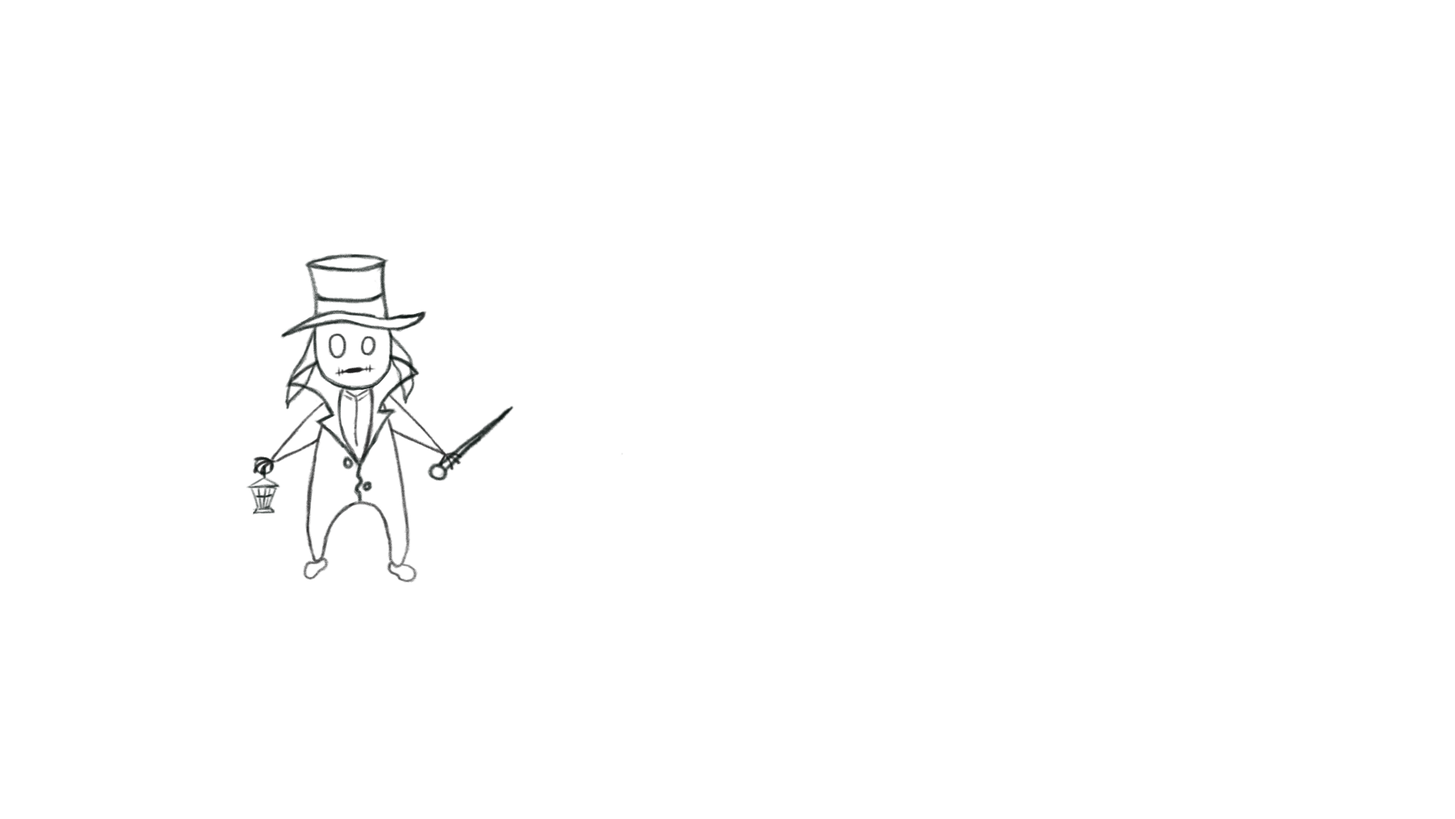
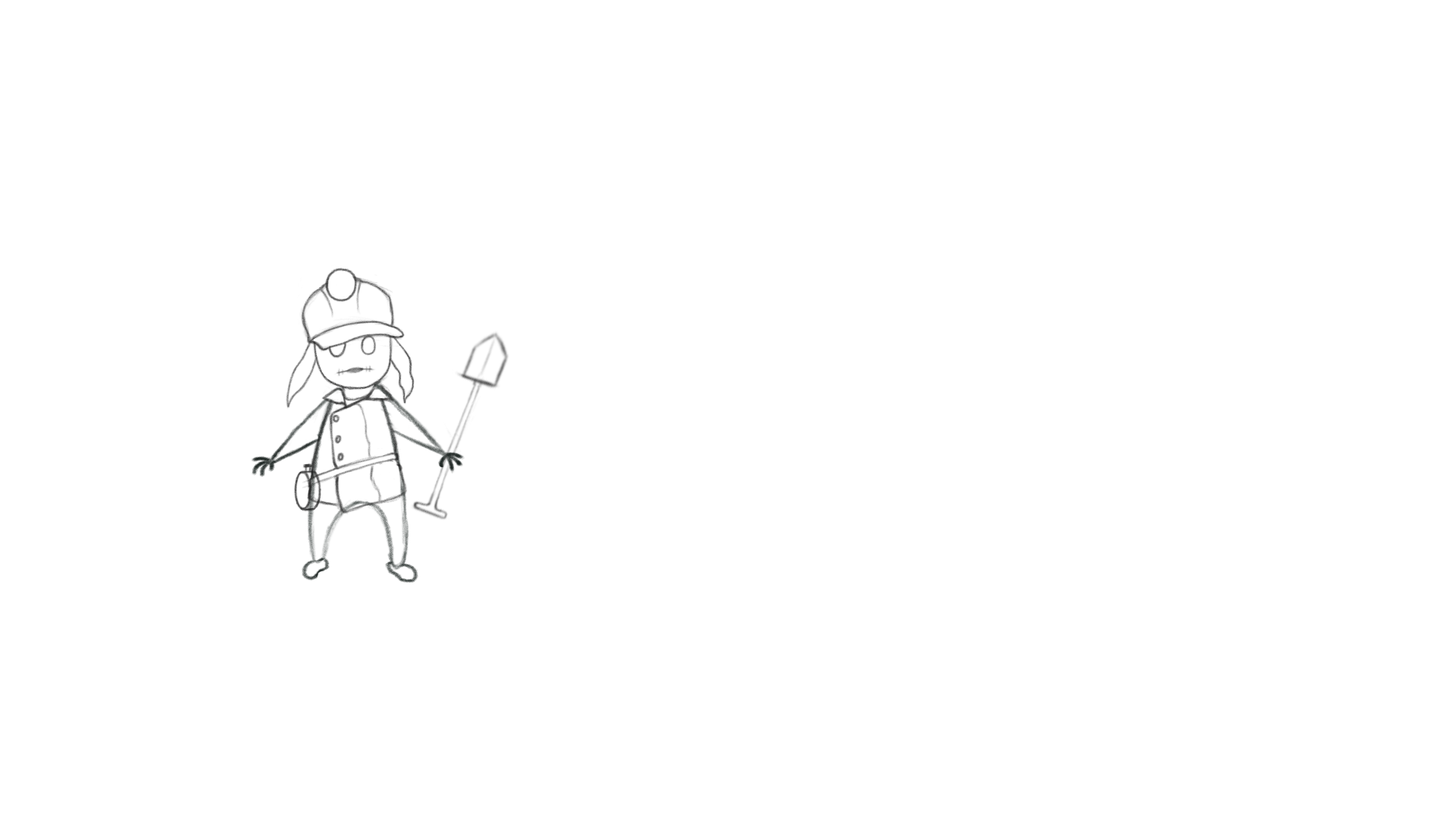
Revision of a layered (1455, 819) image; what changed, layer by layer:
added group "Group 2" with 7 layers above "Group 1" over (250, 263, 511, 583)
added layer "Layer 18" in group "Group 2" over (409, 330, 511, 520)
added layer "Layer 15" in group "Group 2" over (297, 263, 405, 354)
added layer "Layer 17" in group "Group 2" over (294, 471, 312, 511)
added layer "Layer 12" in group "Group 2" over (294, 463, 323, 513)
added layer "Layer 10" in group "Group 2" over (301, 382, 408, 517)
added layer "Layer 16" in group "Group 2" over (285, 285, 415, 410)
added layer "Layer 1 copy" in group "Group 2" over (250, 325, 466, 583)
hid group "Group 1" (5 layers) over (245, 253, 624, 583)
